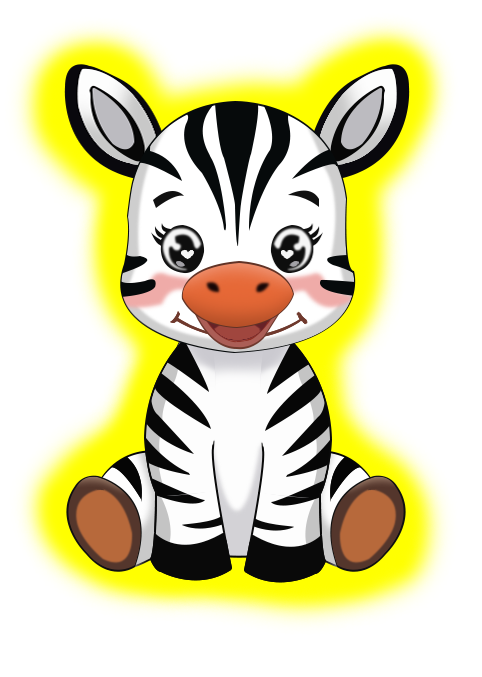
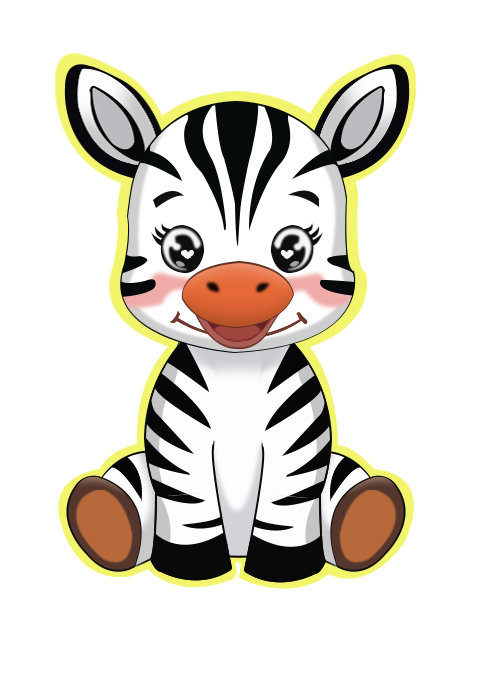
Two versions of the same layered image (482px x 677px). Layer-by-layer changes:
painted on "Layer 5" over [58, 16, 456, 589]
added layer "Layer 4 copy" above "Layer 4" over [290, 54, 417, 192]
painted on "Layer 4" over [8, 19, 212, 228]
painted on "Layer 3" over [70, 53, 407, 394]
removed layer "Layer 6" over [13, 279, 455, 633]
